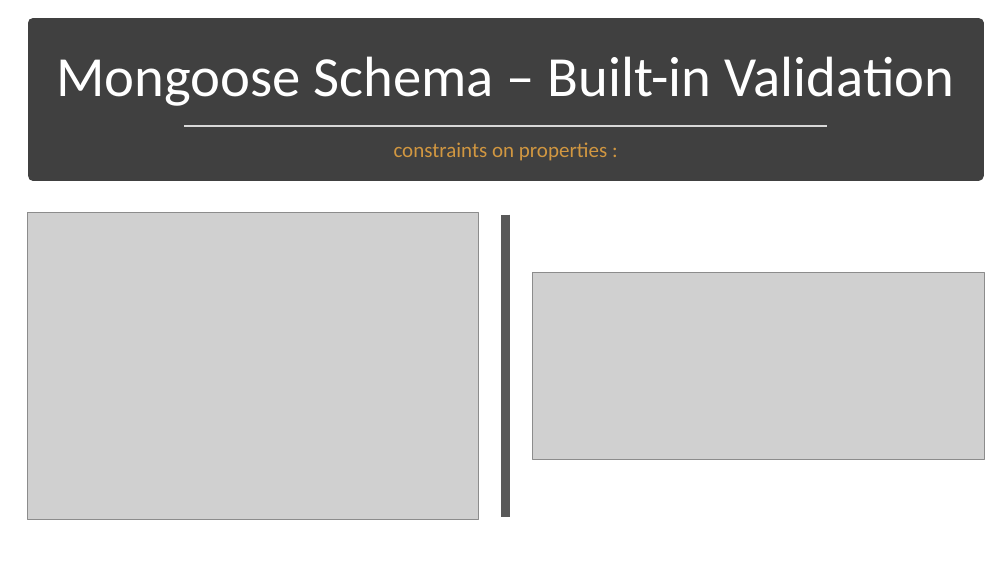
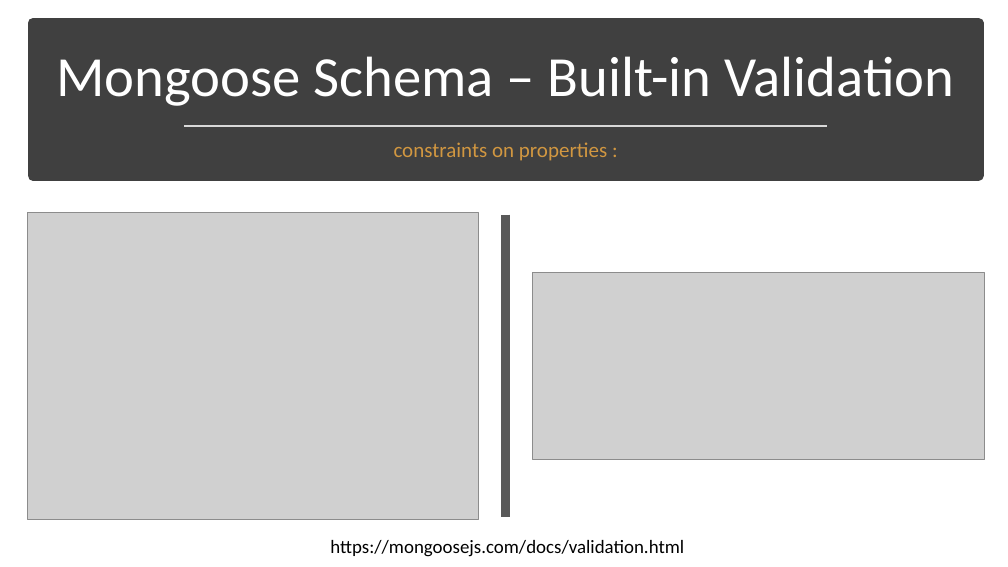
Before and after one commit to diarmuidoconnor/wad2, a slide deck: slide 25 of topic09/talk-0/mongoDB-2020.pptx (slide 23 before the commit). Drawn at 1008x567 pixels with LibreOffice and Linux fonts; fonts in the diff are those of the drawing; grey boxes stand for pictures. Boxes give left, top, right and bottom in pixels: in the first picture for what was removed or moved away, otherwise in the second. Text is boxed around its words. In the diff, an @@ line names an element or a change of style, - is before the commit and + after.

```diff
--- a/topic09/talk-0/mongoDB-2020.pptx
+++ b/topic09/talk-0/mongoDB-2020.pptx
@@ text added at (330, 540, 684, 557), 18 pt, text #000000 @@
+https://mongoosejs.com/docs/validation.html
```
Also in this commit, not shown: 12 other slides changed, 2 slides added, 3 slides removed, 23 other files.
